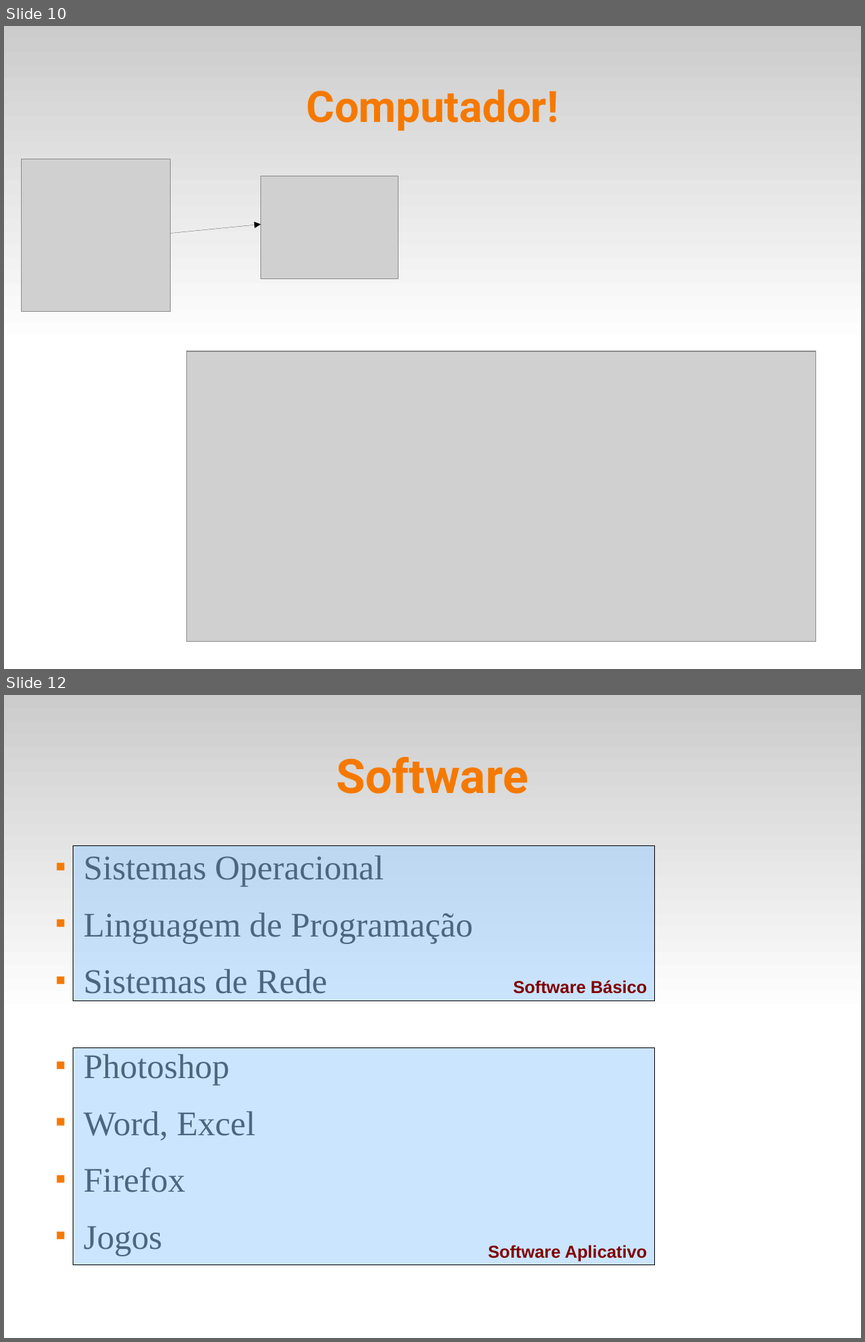
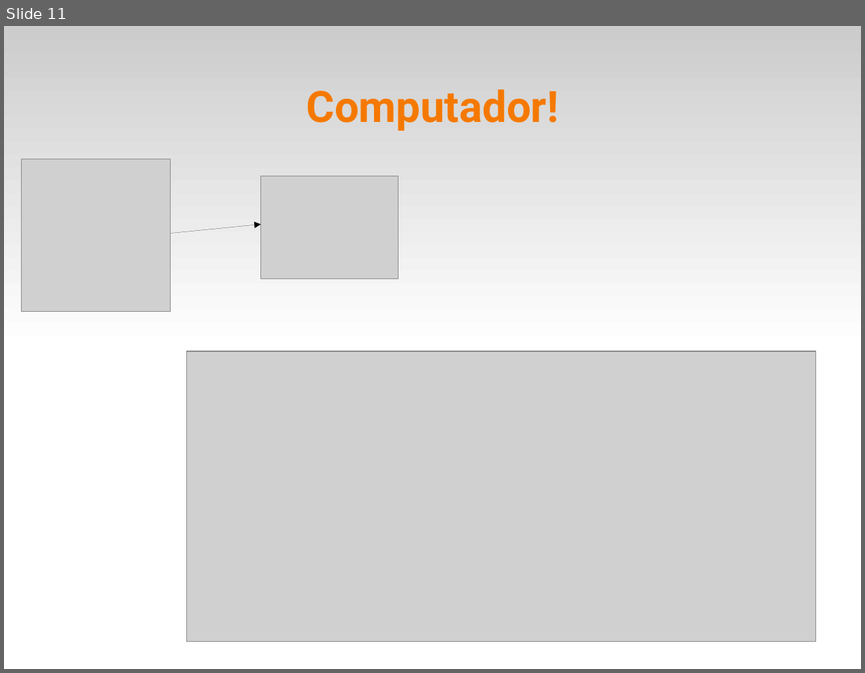
Before and after one commit to fsantanna-uerj/IPD, a slide deck: slides/ipd-01.odp. Shown one above the other, each under a label of ours: slides 10 and 12 before the commit, slide 11 after it; the slides between them are not shown. The pictures are 865x1342 and 865x673 pixels, drawn with LibreOffice and Linux fonts; fonts in the diff are those of the drawing; grey boxes stand for pictures. Boxes give left, top, right and bottom in pixels: in the first picture for what was removed or moved away, otherwise in the second. Text is boxed around its words. In the diff, an @@ line names an element or a change of style, - is before the commit and + after.

```diff
--- a/slides/ipd-01.odp
+++ b/slides/ipd-01.odp
@@ slide 12 removed at (4, 695, 861, 1338), background #FFFFFF; not listed: 1 template element that a slide beside it also shows @@
@@ title removed at (337, 757, 528, 794) @@
-Software
@@ rectangle removed at (73, 845, 655, 1000) @@
-Software Básico
@@ text removed at (84, 855, 473, 1255) @@
-■ Sistemas Operacional
-■ Linguagem de Programação
-■ Sistemas de Rede
-■ Photoshop
-■ Word, Excel
-■ Firefox
-■ Jogos
@@ rectangle removed at (73, 1047, 655, 1265) @@
-Software Aplicativo
@@ what was slide 10 is now slide 11 @@
```
Also in this commit, not shown: 2 slides changed, 2 slides added, 7 other slides removed, 7 other files.
